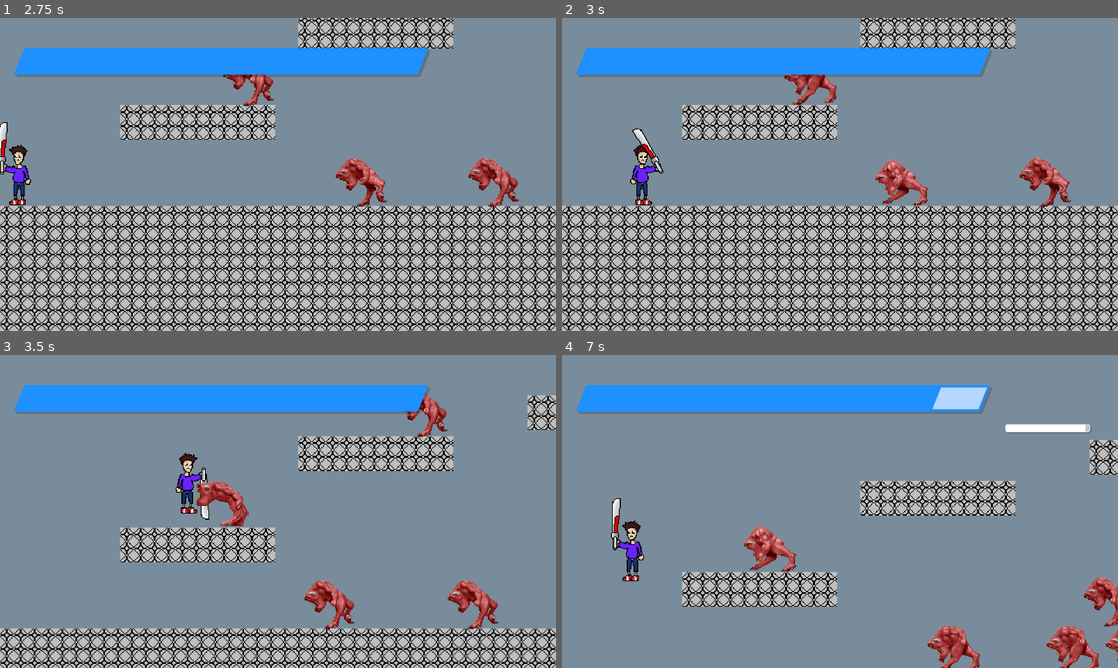
Above: before the commit, frames 1-4 (two rows, left to right).
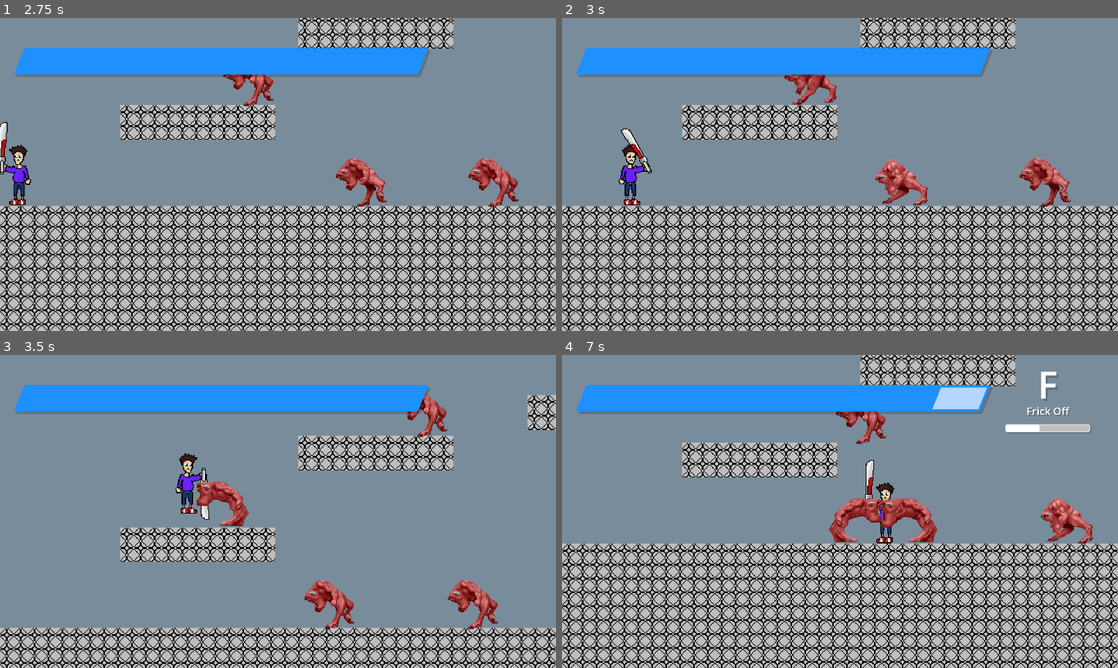
Above: after the commit, the same moments.

Repository: That1M8Head/Swordlink
Game: Godot game, scene res://intro.tscn
Two runs of this game, one before a commit and one after it. Both use one fixed random seed, a clock stepped at 60 frames per second and the inputs below.
Inputs (mouse positions are in pixels of both pictures, inside the frame that each line leads up to):
- Up to frame 1 (2.75 s): tap Enter (MenuConfirm) at 0.5, 1.25 s; move the mouse to (400, 158) at 0.52 s; hold X (AltAttack) 0.53-1.28 s; hold D (MoveRight) 0.53-2.03 s; click (400, 158) at 0.67 s; tap Space (Jump) at 0.77, 1.52 s; move the mouse to (166, 190) at 1.27 s; click (166, 190) at 1.35 s; move the mouse to (333, 105) at 2.02 s; hold A (MoveLeft) from 2.03 s (still down); tap C (Evade) at 2.1 s
- Up to frame 2 (3 s): move the mouse to (812, 237) at 2.77 s; release A (MoveLeft) at 2.78 s; hold D (MoveRight) from 2.78 s (still down); tap Ctrl (ModeShift, bound only after the commit) at 2.85 s; click (812, 237) at 2.92 s
- Up to frame 3 (3.5 s): keep holding D (MoveRight); tap Space (Jump) at 3.02 s
- Up to frame 4 (7 s): move the mouse to (1006, 558) at 3.52 s; hold Shift (ModeShift, bound only before the commit) 3.53-4.28 s; tap Space (Jump) at 3.77, 4.52, 6.02, 6.77 s; move the mouse to (673, 464) at 4.27 s; release D (MoveRight) at 4.28 s; hold A (MoveLeft) 4.28-5.03 s; tap X (AltAttack) at 4.35 s; move the mouse to (867, 511) at 5.02 s; press the mouse at (867, 511) at 5.03 s; hold D (MoveRight) 5.03-5.78 s; move the mouse to (756, 433) at 5.77 s; release the mouse at (756, 433) at 5.78 s; hold A (MoveLeft) from 5.78 s (still down); tap C (Evade) at 5.85 s; move the mouse to (962, 495) at 6.52 s; hold Ctrl (ModeShift, bound only after the commit) from 6.53 s (still down)

Frame 1 is identical in both runs. In frame 2, 1.1% of the frame differs, in the area x 10-19%, y 35-60%; in frame 3, 2.9%; in frame 4, 50%, in the area x 0-100%, y 0-100%.

Commit message:
Changed the Shift key to Evade
The Ctrl key is now used for Mode-Shift.

Diff:
--- a/project.godot
+++ b/project.godot
@@ -40,6 +40,7 @@
 "deadzone": 0.5,
 "events": [Object(InputEventJoypadButton,"resource_local_to_scene":false,"resource_name":"","device":-1,"button_index":1,"pressure":0.0,"pressed":true,"script":null)
 , Object(InputEventKey,"resource_local_to_scene":false,"resource_name":"","device":-1,"window_id":0,"alt_pressed":false,"shift_pressed":false,"ctrl_pressed":false,"meta_pressed":false,"pressed":false,"keycode":0,"physical_keycode":67,"key_label":0,"unicode":99,"echo":false,"script":null)
+, Object(InputEventKey,"resource_local_to_scene":false,"resource_name":"","device":-1,"window_id":0,"alt_pressed":false,"shift_pressed":false,"ctrl_pressed":false,"meta_pressed":false,"pressed":false,"keycode":0,"physical_keycode":4194325,"key_label":0,"unicode":0,"echo":false,"script":null)
 ]
 }
 Attack={
@@ -106,9 +107,9 @@
 }
 ModeShift={
 "deadzone": 0.5,
-"events": [Object(InputEventKey,"resource_local_to_scene":false,"resource_name":"","device":-1,"window_id":0,"alt_pressed":false,"shift_pressed":false,"ctrl_pressed":false,"meta_pressed":false,"pressed":false,"keycode":0,"physical_keycode":4194325,"key_label":0,"unicode":0,"echo":false,"script":null)
-, Object(InputEventJoypadButton,"resource_local_to_scene":false,"resource_name":"","device":-1,"button_index":10,"pressure":0.0,"pressed":true,"script":null)
+"events": [Object(InputEventJoypadButton,"resource_local_to_scene":false,"resource_name":"","device":-1,"button_index":10,"pressure":0.0,"pressed":true,"script":null)
 , Object(InputEventJoypadMotion,"resource_local_to_scene":false,"resource_name":"","device":-1,"axis":5,"axis_value":1.0,"script":null)
+, Object(InputEventKey,"resource_local_to_scene":false,"resource_name":"","device":-1,"window_id":0,"alt_pressed":false,"shift_pressed":false,"ctrl_pressed":false,"meta_pressed":false,"pressed":false,"keycode":0,"physical_keycode":4194326,"key_label":0,"unicode":0,"echo":false,"script":null)
 ]
 }
 ROMWack={
